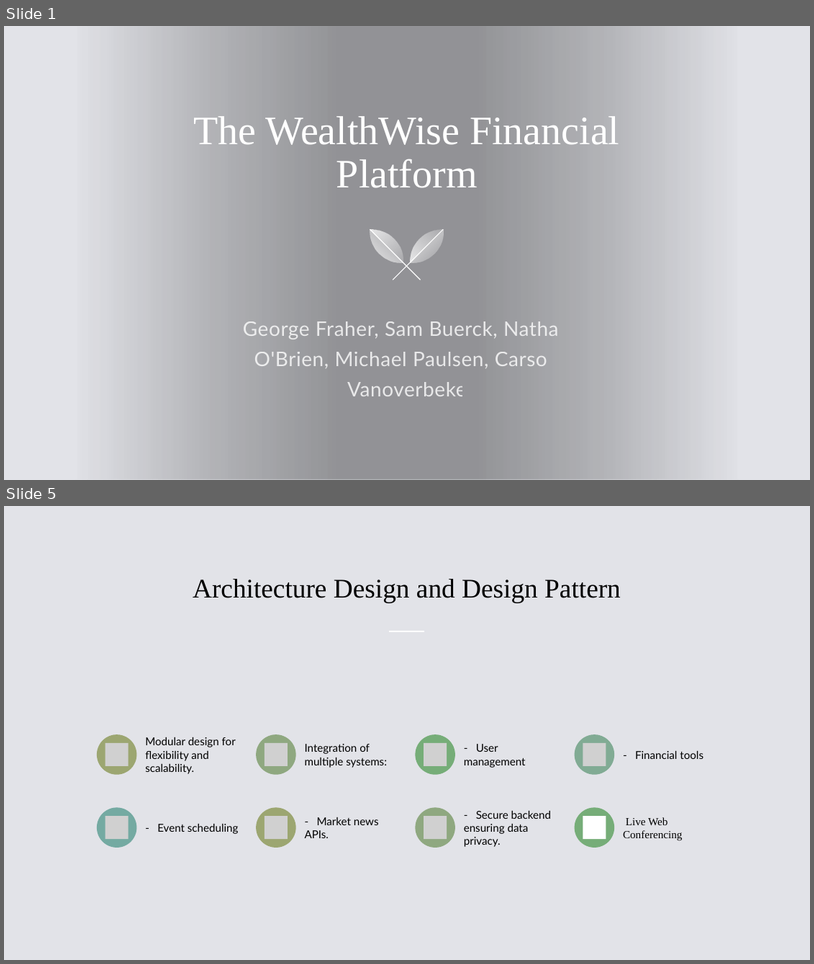
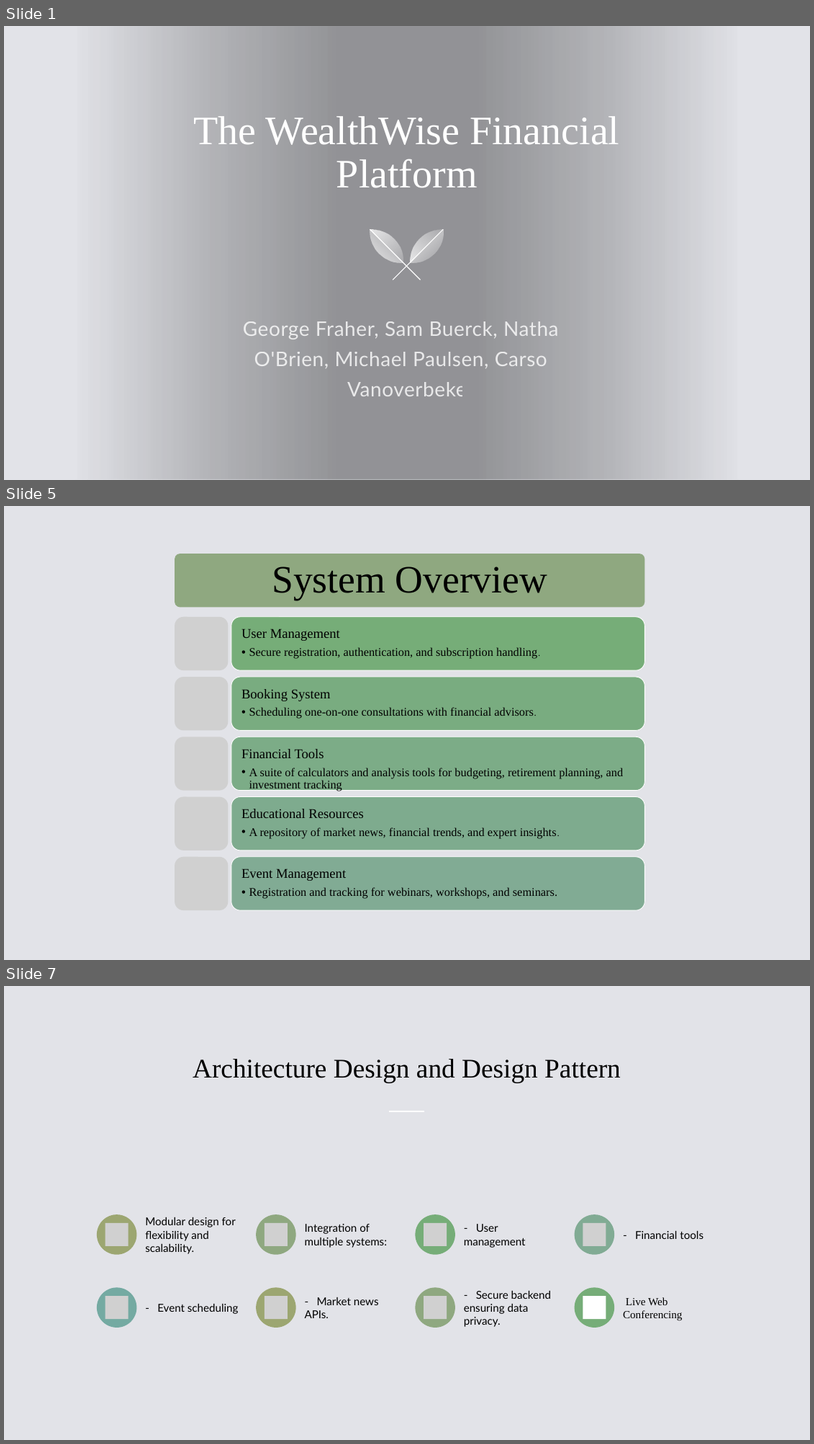
Before and after one commit to Nathan-H-Obrien/Streamlit, a slide deck: SE305 Presentation.pptx. Shown one above the other, each under a label of ours: slides 1 and 5 before the commit, slides 1, 5 and 7 after it; the slides between them are not shown. The pictures are 814x964 and 814x1444 pixels, drawn with LibreOffice and Linux fonts; fonts in the diff are those of the drawing; grey boxes stand for pictures; background and template pictures are left out. Boxes give left, top, right and bottom in pixels: in the first picture for what was removed or moved away, otherwise in the second. Text is boxed around its words. In the diff, an @@ line names an element or a change of style, - is before the commit and + after.

```diff
--- a/SE305 Presentation.pptx
+++ b/SE305 Presentation.pptx
@@ slide 5 added at bbox=[4, 506, 810, 960], background #E2E3E8 @@
@@ group added at bbox=[175, 554, 646, 910]: 6 rounded rectangles, 6 texts, 5 pictures @@
+System Overview
+User Management
+  • Secure registration, authentication, and subscription handling.
+Booking System
+  • Scheduling one-on-one consultations with financial advisors.
+Financial Tools
+  • A suite of calculators and analysis tools for budgeting, retirement planning, and investment tracking
+Educational Resources
+  • A repository of market news, financial trends, and expert insights.
+Event Management
+  • Registration and tracking for webinars, workshops, and seminars.
@@ what was slide 5 is now slide 7 @@
```
Also in this commit, not shown: 2 slides changed, 5 other slides added, 2 slides removed.
